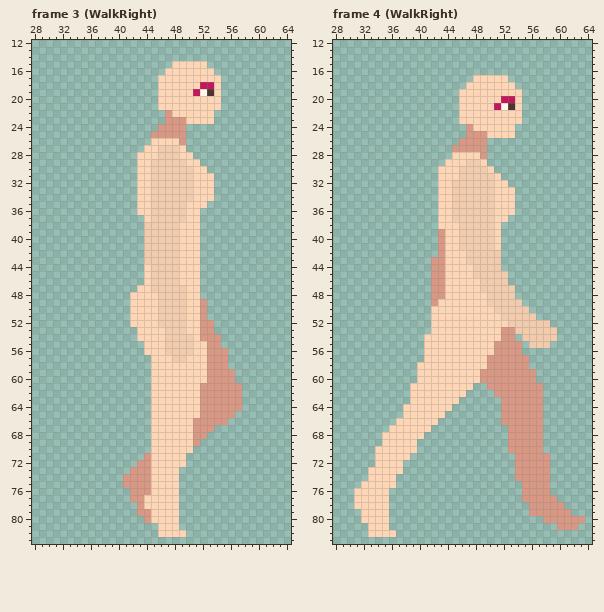
One commit to this pixel-art file: Sidescroller/Practice/female_walk_96x96.aseprite. The first picture shows the starting point.
96x96 pixels, 7 frames. Shown: frame 3 (WalkRight): x 28..64, y 12..83; frame 4 (WalkRight): x 28..64, y 12..83. The commit also changed other frames, which this record leaves out.
After:
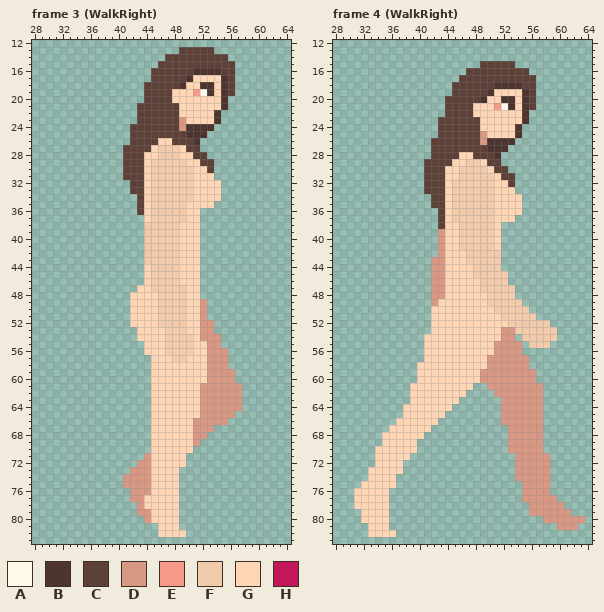
Palette (. is transparent): A #fff9e9  B #4e342e  C #5d4037  D #d99884  E #f69988  F #f2caac  G #fed5b5  H #c2185b
The exact change:
Frame 3 (WalkRight), layers "Hair", "Eyes", "Body":
The author put colour B in row 16 at x 54; in rows 17 to 21 at x 55; in rows 22 to 23 at x 54; in row 24 at x 50 to 53; in row 25 at x 50 to 52; in row 26 at x 51.
Colour G becomes colour B in row 16 at x 51 to 53; in row 17 at x 50; in row 18 at x 49.
Colour H becomes colour B in row 18 at x 52 to 53.
The author put colour C in row 13 at x 49 to 53; in row 14 at x 47 to 55; in row 15 at x 46 to 47 and 53 to 56; in row 16 at x 45 to 46 and 55 to 56; in row 17 at x 45 and 56; in rows 18 to 19 at x 44 to 45 and 56.
The author put colour C in row 20 at x 44 to 45; in row 21 at x 43 to 45; in rows 22 to 23 at x 43 to 46; in row 24 at x 42 to 45; in row 25 at x 42 to 44; in row 26 at x 42 to 44 and 50.
The author put colour C in row 27 at x 41 to 43 and 50 to 51; in row 28 at x 41 to 42 and 51 to 52; in row 29 at x 41 to 42 and 52 to 53; in row 30 at x 41 to 42 and 53; in row 31 at x 41 to 42; in rows 32 to 33 at x 42.
Colour D becomes colour C in row 22 at x 47; in row 23 at x 47 to 48; in row 24 at x 46 to 48; in row 25 at x 45 to 49; in row 26 at x 49.
Colour G becomes colour C in row 15 at x 48 to 52; in row 16 at x 47 to 50; in row 17 at x 46 to 49; in row 18 at x 46 to 48; in rows 19 to 20 at x 46 to 47; in row 21 at x 46 to 48.
Colour G becomes colour C in row 22 at x 48; in row 26 at x 45 and 48; in row 27 at x 44; in rows 28 to 36 at x 43.
Colour H becomes colour E in row 19 at x 51.
The author put colour G in rows 32 to 34 at x 54; in row 35 at x 53.
Frame 4 (WalkRight), layers "Hair", "Eyes", "Body":
The author put colour B in row 18 at x 54; in rows 19 to 23 at x 55; in rows 24 to 25 at x 54; in row 26 at x 50 to 53; in row 27 at x 50 to 52; in row 28 at x 51.
Colour G becomes colour B in row 18 at x 51 to 53; in row 19 at x 50; in row 20 at x 49.
Colour H becomes colour B in row 20 at x 52 to 53.
The author put colour C in row 15 at x 49 to 53; in row 16 at x 47 to 55; in row 17 at x 46 to 47 and 53 to 56; in row 18 at x 45 to 46 and 55 to 56; in row 19 at x 45 and 56; in rows 20 to 21 at x 44 to 45 and 56.
The author put colour C in row 22 at x 44 to 45; in row 23 at x 43 to 45; in rows 24 to 25 at x 43 to 46; in row 26 at x 42 to 45; in row 27 at x 42 to 44; in row 28 at x 42 to 44 and 50.
The author put colour C in row 29 at x 41 to 43 and 50 to 51; in row 30 at x 41 to 42 and 51 to 52; in row 31 at x 41 to 42 and 52 to 53; in row 32 at x 41 to 42 and 53; in row 33 at x 41 to 42; in rows 34 to 35 at x 42.
Colour D becomes colour C in row 24 at x 47; in row 25 at x 47 to 48; in row 26 at x 46 to 48; in row 27 at x 45 to 49; in row 28 at x 49.
Colour G becomes colour C in row 17 at x 48 to 52; in row 18 at x 47 to 50; in row 19 at x 46 to 49; in row 20 at x 46 to 48; in rows 21 to 22 at x 46 to 47; in row 23 at x 46 to 48.
Colour G becomes colour C in row 24 at x 48; in row 28 at x 45 and 48; in row 29 at x 44; in rows 30 to 38 at x 43.
Colour H becomes colour E in row 21 at x 51.
The author put colour G in rows 34 to 36 at x 54; in row 37 at x 53.
Boxes around the changes in both pictures, in picture pixels (x1, y1, x2, y2):
changed: (123, 47, 235, 215)
changed: (424, 61, 536, 229)
